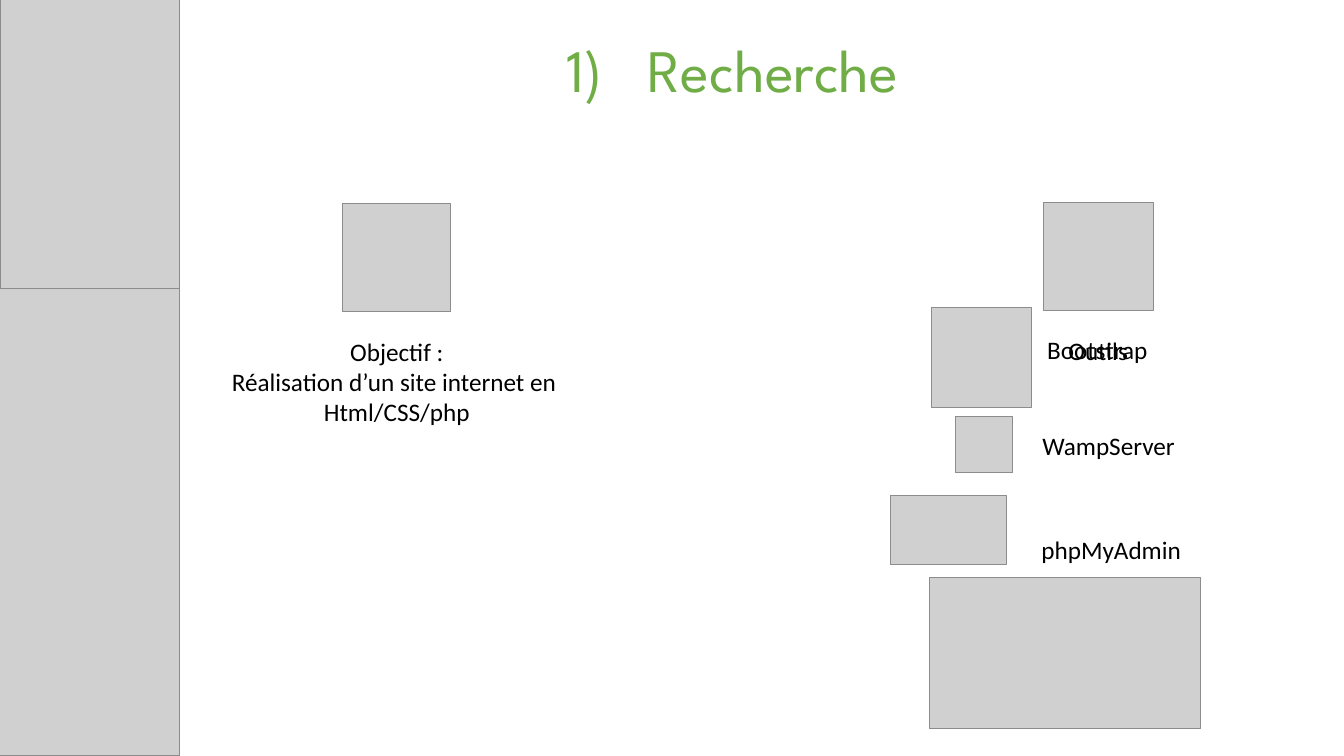
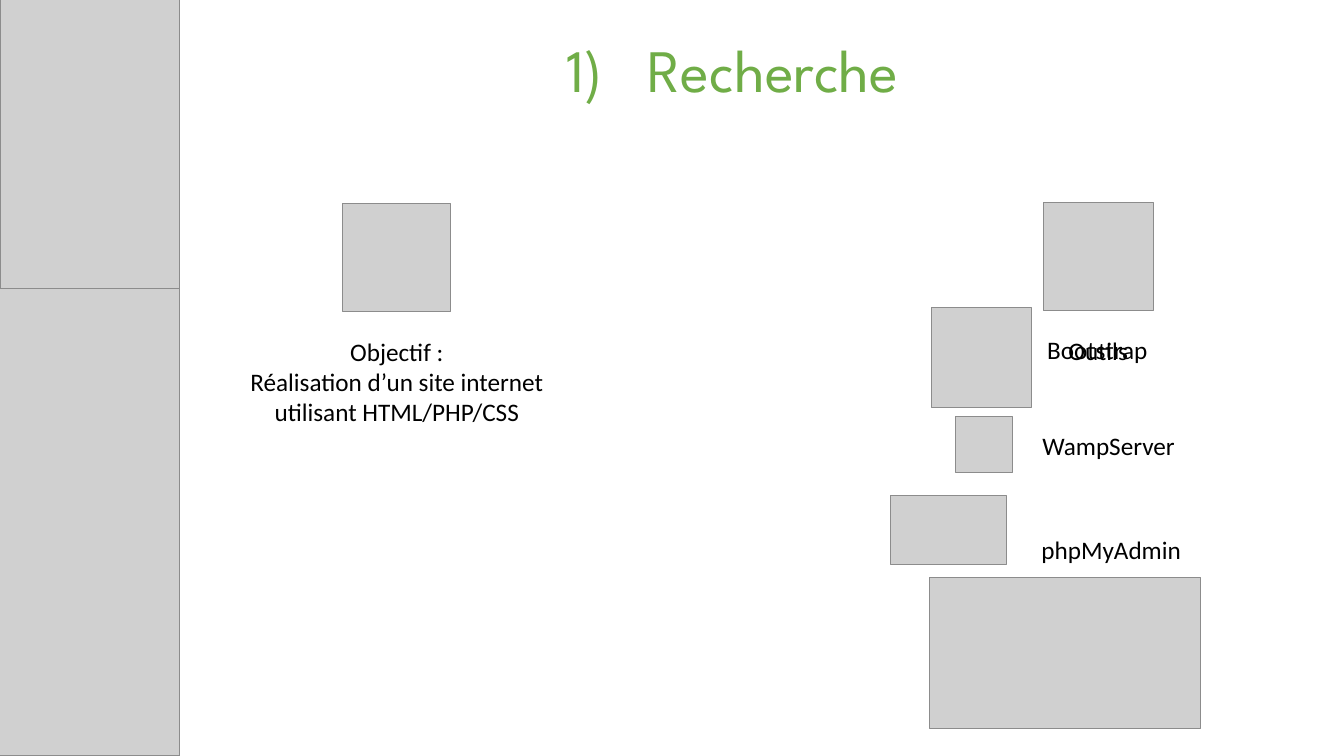
Before and after one commit to eehP/WeebProject, a slide deck: slide 4 of Présentation.pptx (slide 3 before the commit). Drawn at 1344x756 pixels with LibreOffice and Linux fonts; fonts in the diff are those of the drawing; grey boxes stand for pictures. Boxes give left, top, right and bottom in pixels: in the first picture for what was removed or moved away, otherwise in the second. Text is boxed around its words. In the diff, an @@ line names an element or a change of style, - is before the commit and + after.

```diff
--- a/Présentation.pptx
+++ b/Présentation.pptx
@@ text at box(250, 343, 543, 422): text changed @@
-Objectif :
-Réalisation d’un site internet en
-Html/CSS/php
+Objectif :
+Réalisation d’un site internet utilisant HTML/PHP/CSS
```
Also in this commit, not shown: 4 other slides changed, 2 slides added, 1 slide removed, 4 other files.
